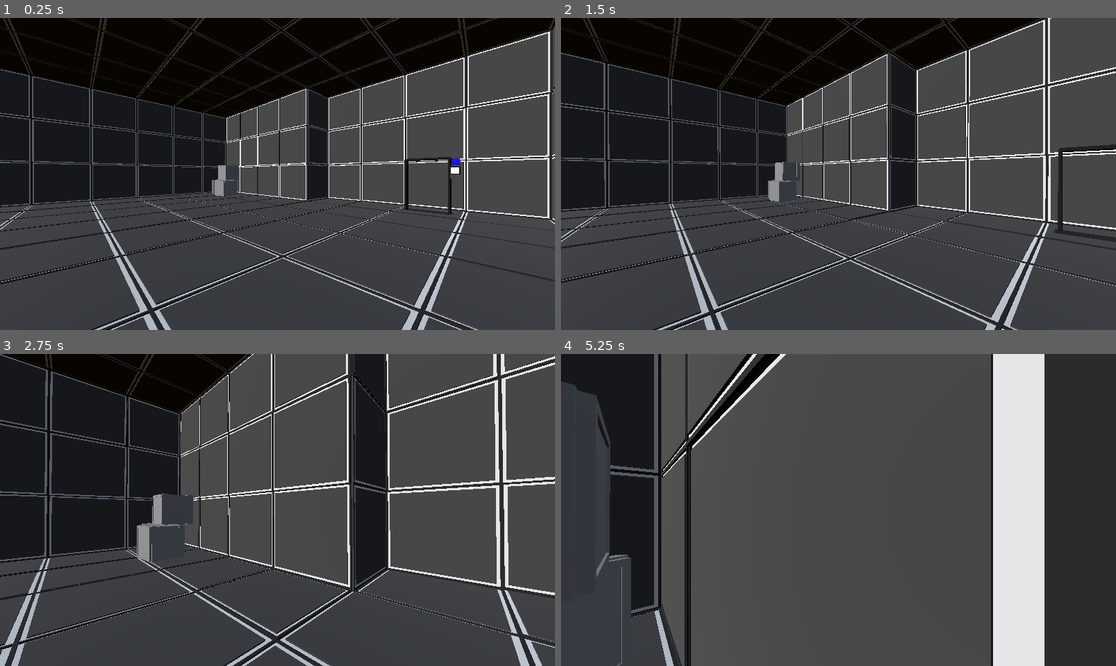
Above: before the commit, frames 1-4 (two rows, left to right).
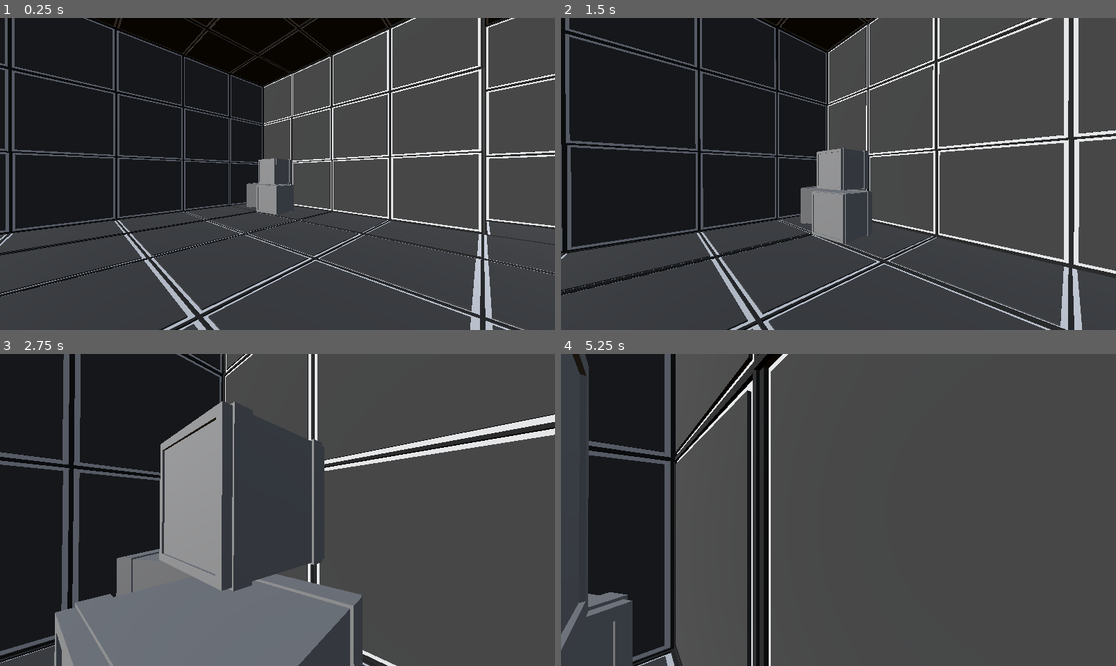
Above: after the commit, the same moments.

Repository: SaschaKreyling/Godot_Portal_Game
Game: Godot game, scene res://scenes/TestScene.tscn
The game is run twice, just before and just after one commit, with the same random seed, the same clock (stepped at 60 frames per second) and the same inputs.
Inputs (mouse positions are in pixels of both pictures, inside the frame that each line leads up to):
- Up to frame 1 (0.25 s): no input
- Up to frame 2 (1.5 s): tap Enter at 0.5 s; move the mouse to (866, 174) at 0.52 s; hold W (Forward) from 0.53 s (still down); tap E (Interact) at 0.6 s; move the mouse to (810, 174) at 1.27 s; tap F (throw) at 1.35 s
- Up to frame 3 (2.75 s): keep holding W (Forward); move the mouse to (288, 503) at 2.02 s; tap E (Interact) at 2.1 s
- Up to frame 4 (5.25 s): keep holding W (Forward); move the mouse to (832, 516) at 2.77 s; tap F (throw) at 2.85, 4.35 s; move the mouse to (877, 513) at 3.52 s; tap E (Interact) at 3.6, 5.1 s; move the mouse to (794, 506) at 4.27 s; move the mouse to (844, 510) at 5.02 s

The runs differ from the first frame. In frame 1, 35% of the frame differs, in the area x 0-100%, y 0-100%; in frame 2, 38%; in frame 3, 45%; in frame 4, 35%.
Error after the commit: Invalid call. Nonexistent function 'apply_impulse' in base 'GridMap'. (res://scripts/pickingUp.gd:35)

Commit message:
structer change

Diff:
--- a/scenes/TestScene.tscn
+++ b/scenes/TestScene.tscn
@@ -13,31 +13,13 @@
 
 [node name="Player" parent="." instance=ExtResource("1_0k6th")]
 unique_name_in_owner = true
-transform = Transform3D(-0.710419, 0, 0.703779, 0, 1, 0, -0.703779, 0, -0.710419, 26.1598, 1.52003, -10.1828)
+transform = Transform3D(-0.710419, 0, 0.703779, 0, 1, 0, -0.703779, 0, -0.710419, 0, 1.52, 0)
 JUMP_VELOCITY = 5.25
 
-[node name="Portal" parent="." node_paths=PackedStringArray("linkedPortal", "buttons") instance=ExtResource("1_3tbpf")]
-transform = Transform3D(0.707107, 0, 0.707107, 0, 1, 0, -0.707107, 0, 0.707107, 36.188, 0.178169, 10.5337)
-linkedPortal = NodePath("../Portal2")
-linkColor = Color(0, 0, 1, 1)
-buttons = [NodePath("../Button")]
+[node name="Envoirment" type="Node3D" parent="."]
 
-[node name="Portal2" parent="." node_paths=PackedStringArray("linkedPortal") instance=ExtResource("1_3tbpf")]
-transform = Transform3D(-4.37114e-08, 0, -1, 0, 1, 0, 1, 0, -4.37114e-08, 11.2536, 0.0562929, -7.82561)
-linkedPortal = NodePath("../Portal")
-linkColor = Color(0, 0, 1, 1)
-
-[node name="Box" parent="." instance=ExtResource("5_v0u5p")]
-transform = Transform3D(0.995671, 0, 0.0929441, 0, 1, 0, -0.0929441, 0, 0.995671, 15.053, 0.9, 8.69507)
-
-[node name="Box2" parent="." instance=ExtResource("5_v0u5p")]
-transform = Transform3D(-0.495762, 0, 0.868459, 0, 1, 0, -0.868459, 0, -0.495762, 14.253, 0.9, 10.866)
-
-[node name="Button" parent="." instance=ExtResource("6_iyfo4")]
-transform = Transform3D(1, 0, 0, 0, 1, 0, 0, 0, 1, 30.0562, 0, 1.6204)
-linkColor = Color(0, 0, 1, 1)
-
-[node name="GridMap" type="GridMap" parent="."]
+[node name="GridMap" type="GridMap" parent="Envoirment"]
+transform = Transform3D(1, 0, 0, 0, 1, 0, 0, 0, 1, -23.5037, 0, 0)
 mesh_library = ExtResource("5_f28g8")
 cell_size = Vector3(3.16, 3.16, 3.16)
 data = {
@@ -45,5 +27,26 @@
 }
 metadata/_editor_floor_ = Vector3(0, 0, 0)
 
-[node name="Box3" parent="." instance=ExtResource("5_v0u5p")]
-transform = Transform3D(1, 0, 0, 0, 1, 0, 0, 0, 1, 14.2038, 2.50158, 9.5848)
+[node name="Portal" parent="Envoirment" node_paths=PackedStringArray("linkedPortal", "buttons") instance=ExtResource("1_3tbpf")]
+transform = Transform3D(0.707107, 0, 0.707107, 0, 1, 0, -0.707107, 0, 0.707107, 12.6843, 0.178169, 10.5337)
+linkedPortal = NodePath("../Portal2")
+linkColor = Color(0, 0, 1, 1)
+buttons = [NodePath("../Button")]
+
+[node name="Portal2" parent="Envoirment" node_paths=PackedStringArray("linkedPortal") instance=ExtResource("1_3tbpf")]
+transform = Transform3D(-4.37114e-08, 0, -1, 0, 1, 0, 1, 0, -4.37114e-08, -12.2501, 0.0562929, -7.82561)
+linkedPortal = NodePath("../Portal")
+linkColor = Color(0, 0, 1, 1)
+
+[node name="Box2" parent="Envoirment" instance=ExtResource("5_v0u5p")]
+transform = Transform3D(-0.495762, 0, 0.868459, 0, 1, 0, -0.868459, 0, -0.495762, -9.25075, 0.9, 10.866)
+
+[node name="Button" parent="Envoirment" instance=ExtResource("6_iyfo4")]
+transform = Transform3D(1, 0, 0, 0, 1, 0, 0, 0, 1, 6.55245, 0, 1.6204)
+linkColor = Color(0, 0, 1, 1)
+
+[node name="Box3" parent="Envoirment" instance=ExtResource("5_v0u5p")]
+transform = Transform3D(1, 0, 0, 0, 1, 0, 0, 0, 1, -9.29995, 2.50158, 9.5848)
+
+[node name="Box" parent="Envoirment" instance=ExtResource("5_v0u5p")]
+transform = Transform3D(0.995671, 0, 0.0929441, 0, 1, 0, -0.0929441, 0, 0.995671, -8.45075, 0.9, 8.69507)
Not shown: 10 places in assets/MeshLibrarySurroundings.tres that only renumber resources
